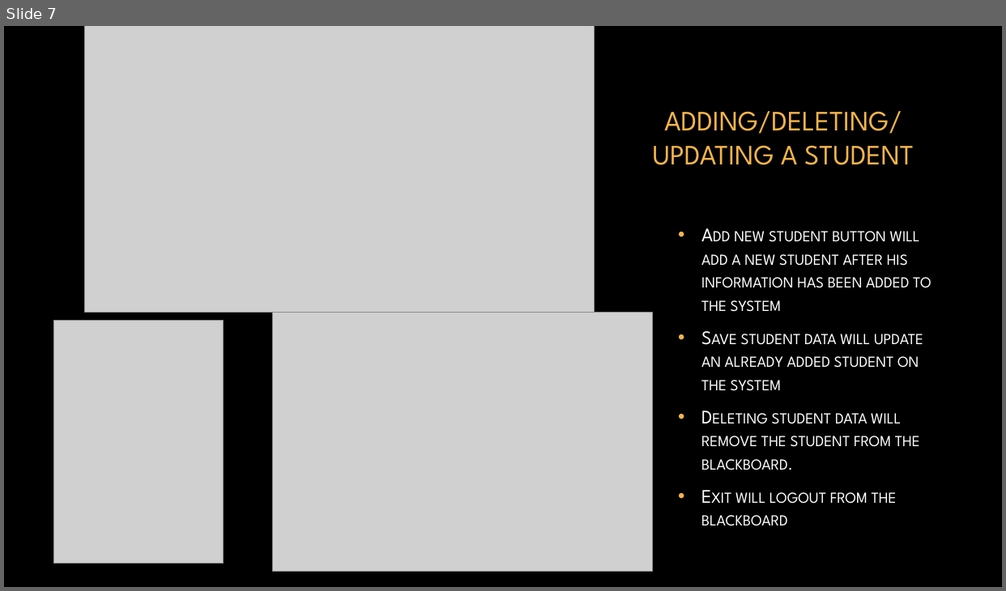
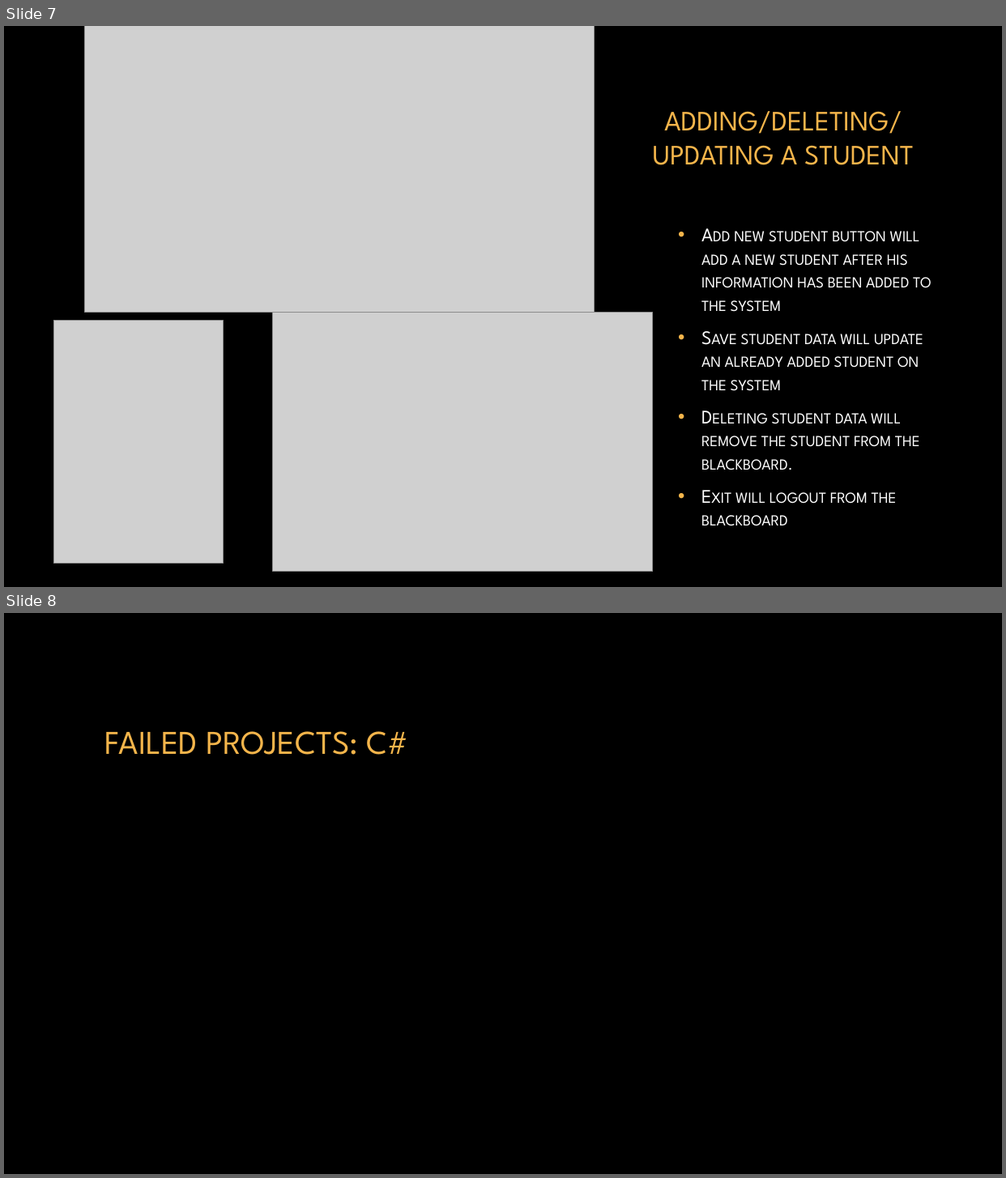
Before and after one commit to A-TNguyen/BlackBoard-Visual-Basic, a slide deck: Blackboard Presentation.pptx. Shown one above the other, each under a label of ours: slide 7 before the commit, slides 7 and 8 after it. The pictures are 1006x591 and 1006x1178 pixels, drawn with LibreOffice and Linux fonts; fonts in the diff are those of the drawing; grey boxes stand for pictures; background and template pictures are left out. Boxes give left, top, right and bottom in pixels: in the first picture for what was removed or moved away, otherwise in the second. Text is boxed around its words. In the diff, an @@ line names an element or a change of style, - is before the commit and + after.

```diff
--- a/Blackboard Presentation.pptx
+++ b/Blackboard Presentation.pptx
@@ slide 8 added at bbox=[4, 613, 1002, 1174], background picture (left out) @@
@@ title added at bbox=[105, 731, 409, 755], 32 pt, text #F4B54B @@
+FAILED PROJECTS: C#
```
